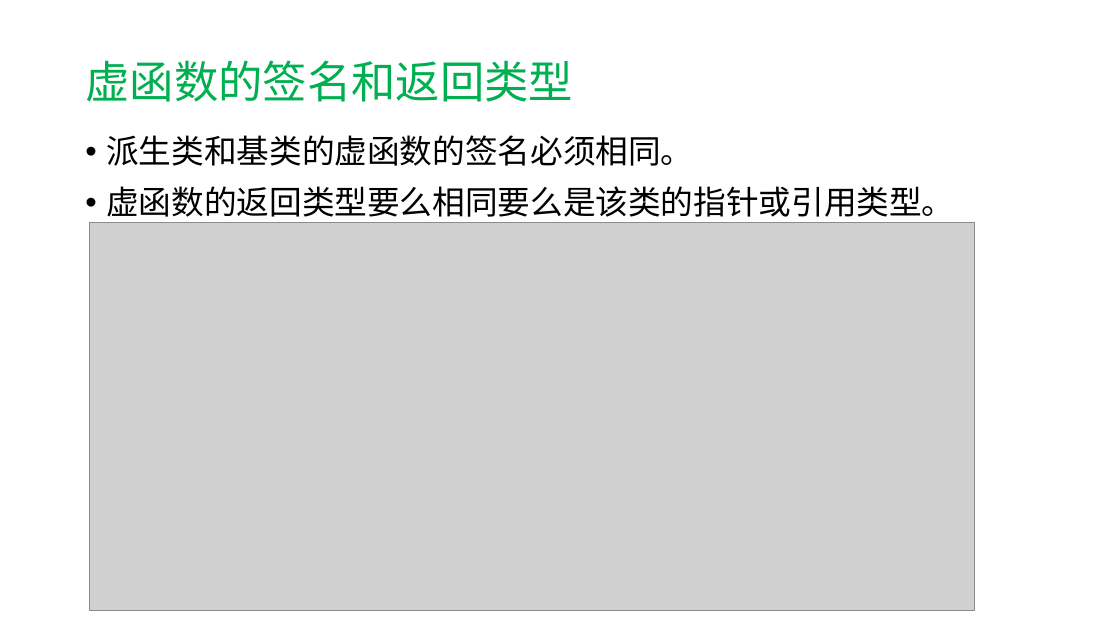
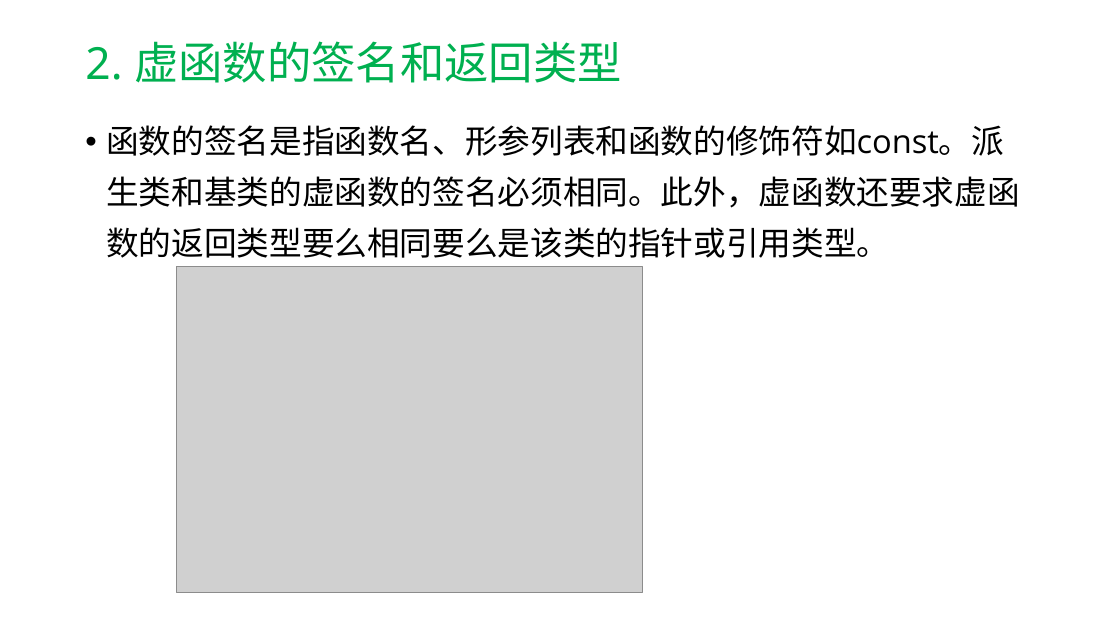
Before and after one commit to hwdong-net/cplusplus17, a slide deck: slide 101 of ppt/第9章 派生类.pptx (slide 58 before the commit). Drawn at 1120x630 pixels with LibreOffice and Linux fonts; fonts in the diff are those of the drawing; grey boxes stand for pictures. Boxes give left, top, right and bottom in pixels: in the first picture for what was removed or moved away, otherwise in the second. Text is boxed around its words. In the diff, an @@ line names an element or a change of style, - is before the commit and + after.

```diff
--- a/ppt/第9章 派生类.pptx
+++ b/ppt/第9章 派生类.pptx
@@ title at (85, 41, 622, 83): text changed @@
-虚函数的签名和返回类型
+2. 虚函数的签名和返回类型
@@ text at (106, 125, 1019, 258): text changed @@
-• 派生类和基类的虚函数的签名必须相同。
-• 虚函数的返回类型要么相同要么是该类的指针或引用类型。
+• 函数的签名是指函数名、形参列表和函数的修饰符如const。派生类和基类的虚函数的签名必须相同。此外，虚函数还要求虚函数的返回类型要么相同要么是该类的指针或引用类型。
@@ picture removed at (90, 223, 975, 610) @@
@@ picture added at (176, 266, 642, 593) @@
```
Also in this commit, not shown: 31 other slides changed, 67 slides added, 11 slides removed, 1 other file.
